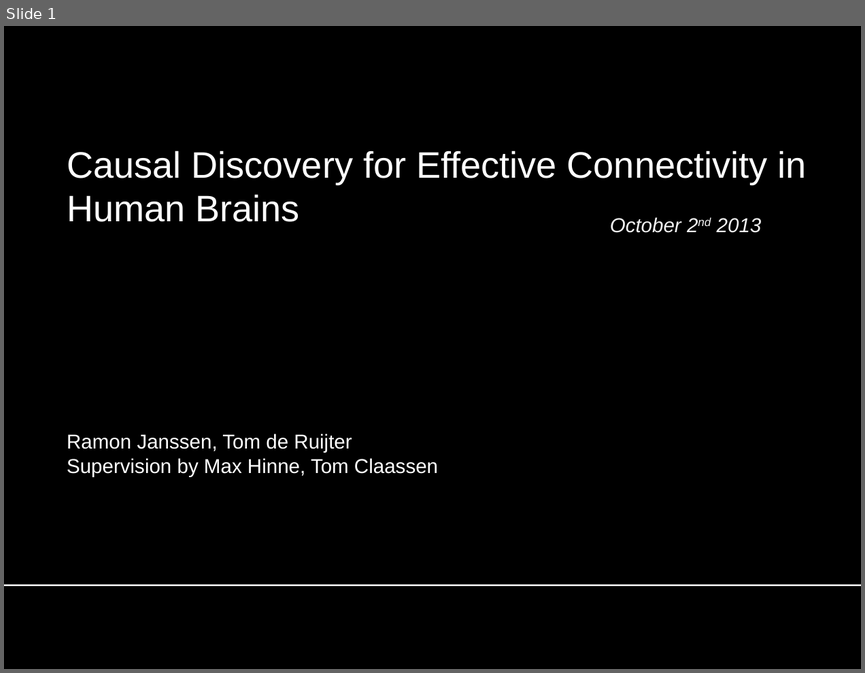
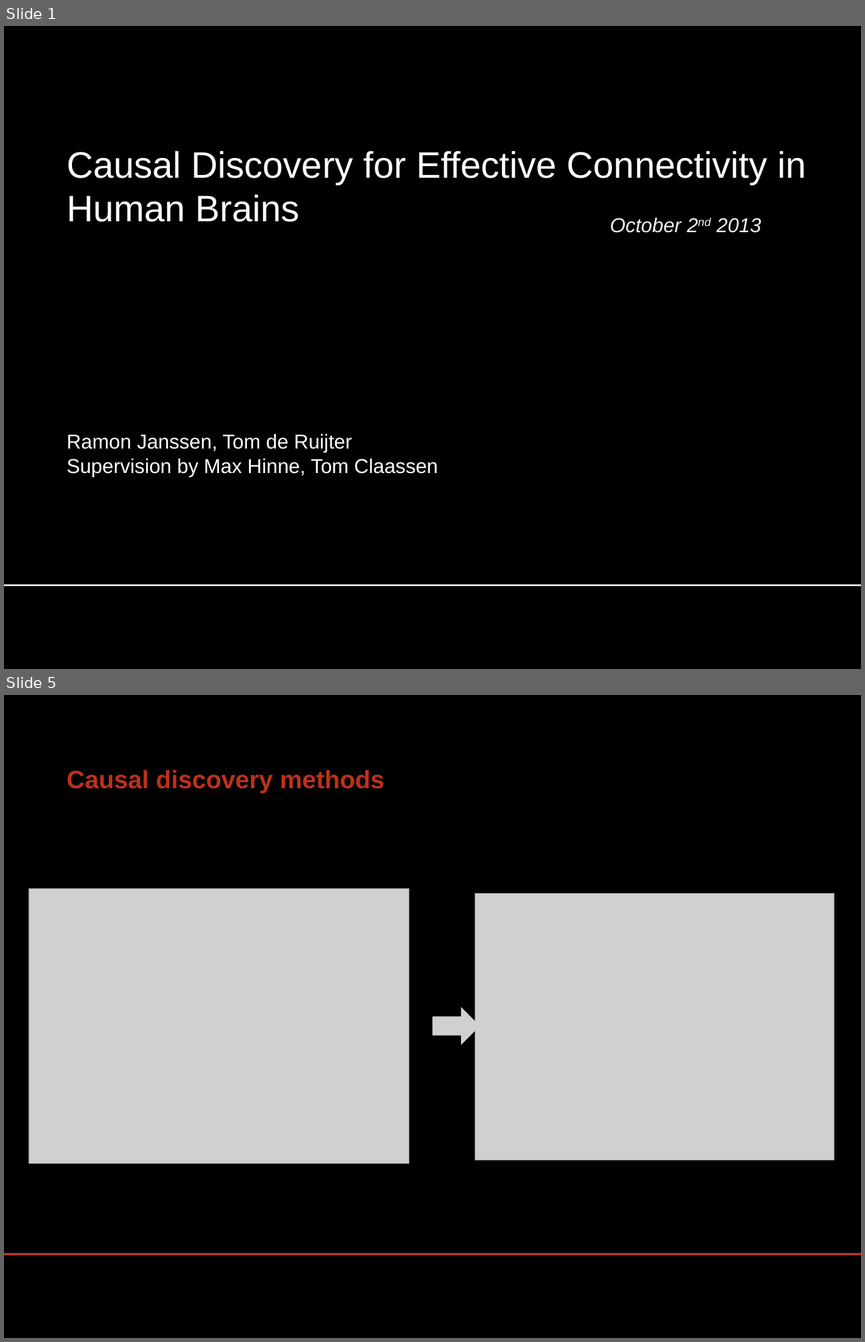
Before and after one commit to tomderuijter/EMS-PC, a slide deck: docs/proposal presentation/Proposal presentation.pptx. Shown one above the other, each under a label of ours: slide 1 before the commit, slides 1 and 5 after it; the slides between them are not shown. The pictures are 865x673 and 865x1342 pixels, drawn with LibreOffice and Linux fonts; fonts in the diff are those of the drawing; grey boxes stand for pictures; background and template pictures are left out. Boxes give left, top, right and bottom in pixels: in the first picture for what was removed or moved away, otherwise in the second. Text is boxed around its words. In the diff, an @@ line names an element or a change of style, - is before the commit and + after.

```diff
--- a/docs/proposal presentation/Proposal presentation.pptx
+++ b/docs/proposal presentation/Proposal presentation.pptx
@@ slide 5 added at <box>4,695,861,1338</box>, background picture (left out); not listed: 1 template element that a slide beside it also shows @@
@@ title added at <box>67,770,385,793</box>, 30 pt, text #BE311A, bold @@
+Causal discovery methods
@@ picture added at <box>29,888,409,1163</box> @@
@@ picture added at <box>475,894,834,1160</box> @@
@@ picture added at <box>432,1007,480,1045</box> @@
@@ line added from (4, 1254) to (861, 1254), #BE311A 2 pt @@
```
Also in this commit, not shown: 9 other slides added, 1 slide removed, 18 other files.
